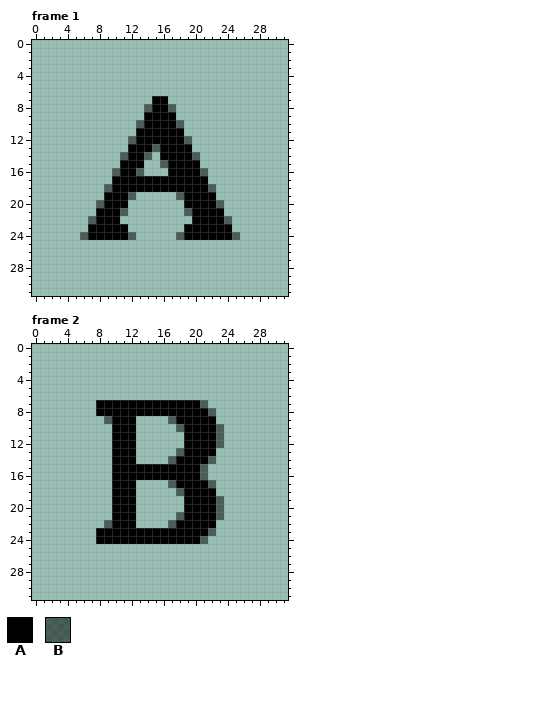
Two versions of one pixel-art file, SPRITES/ASEPRITE FILES/LetterTiles.aseprite. Above, as it was before the edit.
32x32 pixels, 26 frames. Colours within 5 levels of each other are drawn and written as one. Shown: frame 1, frame 2. The commit also changed other frames, which this record leaves out.
Palette (. is transparent): A #000000  B #0000007f
Now the later version:
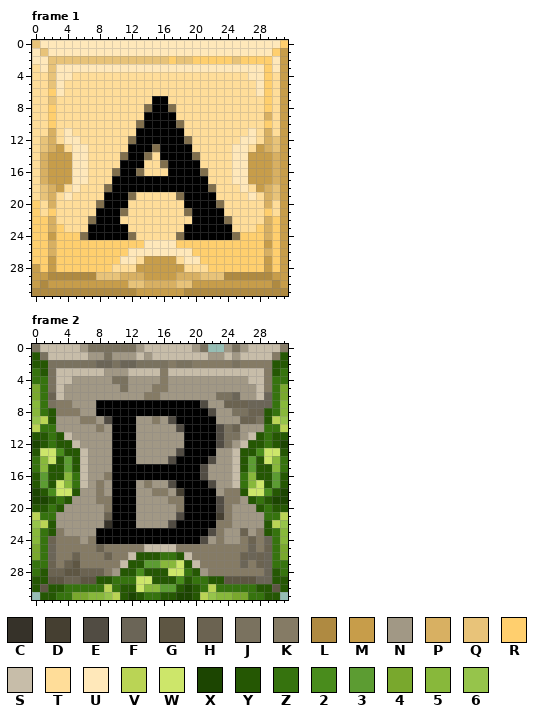
Colours new in this view: C #363229  D #453f31  E #514c43  F #6b6557  G #5e5643  H #6b6351  J #7a725f  K #857b65  L #af8a41  M #c79d4a  N #a19885  P #d8b062  Q #e8c379  R #ffcf6e  S #c7bda9  T #ffdd99  U #ffe8ba  V #bad455  W #cde66a  X #1c4501  Y #255703  Z #36730e  2 #498c1c  3 #5c9c32  4 #79a82d  5 #88b83b  6 #96c44b
Change:
layer "TileTypes" now shown
layer "Notch 1" added
layer "Notch 2" added
layer "Notch 3" added
colour B: #0000007f -> #806f4d
Frame 1, layer "TileTypes":
y 0: x 0..31 ................................ -> QUUUUUUUUUUUUUUUUUUUUUUUUUUUUUUR
y 1: x 0..31 ................................ -> UQUUUUUUUUUUUUUUUUUUUUUUUUUUUURM
y 2: x 0..31 ................................ -> UUQQQQQQQQQQQQQQQRQQRRRRRQRRRRUM
y 3: x 0..31 ................................ -> TUQUUUUUUUUUUUUUUUUUUUUUUUUUURUM
y 4: x 0..31 ................................ -> TTQUUTTTTTTTTTTTTTTTTTTTTTTUURTM
y 5: x 0..31 ................................ -> TTQUTTTTTTTTTTTTTTTTTTTTTTTTURTM
y 6: x 0..31 ................................ -> TTRUTTTTTTTTTTTTTTTTTTTTTTTTURTM
y 7: x 0..14 ............... -> TTQTTTTTTTTTTTT; x 17..31 ............... -> TTTTTTTTTTTTRTM
y 8: x 0..13 .............. -> TTRTTTTTTTTTTT; x 18..31 .............. -> TTTTTTTTTTTRTM
y 9: x 0..13 .............. -> TTRTTTTTTTTTTT; x 18..31 .............. -> TTTTTTTTTTTPTM
y 10: x 0..12 ............. -> TTRTTTTTTTTTT; x 19..31 ............. -> TTTTTTTTTTRTM
y 11: x 0..12 ............. -> TTPTUTTTTTTTT; x 19..31 ............. -> TTTTTTTTUTPTM
y 12: x 0..11 ............ -> TQPTUUTTTTTT; x 20..31 ............ -> TTTTTTUUTPQM
y 13: x 0..11 ............ -> TQPMTUUTTTTT; x 20..31 ............ -> TTTTTUUTMPQM
y 14: x 0..10 ........... -> TPMMMUUTTTT; x 15 . -> T; x 21..31 ........... -> TTTTUUMMMPM
y 15: x 0..10 ........... -> TPMMMUUTTTT; x 14..15 .. -> TT; x 21..31 ........... -> TTTTUUMMMPM
y 16: x 0..9 .......... -> TPMMMUUTTT; x 14..16 ... -> TTT; x 22..31 .......... -> TTTUUMMMPM
y 17: x 0..9 .......... -> TPMMMUUTTT; x 22..31 .......... -> TTTUUMMMPM
y 18: x 0..8 ......... -> TQPMTUTTT; x 23..31 ......... -> TTTUTMPQM
y 19: x 0..8 ......... -> TQPTUTTTT; x 13..17 ..... -> TTTTT; x 23..31 ......... -> TTTTUTPQM
y 20: x 0..7 ........ -> RTPTTTTT; x 12..18 ....... -> TTTTTTT; x 24..31 ........ -> TTTTTPTM
y 21: x 0..7 ........ -> RTRTTTTT; x 12..18 ....... -> TTTTTTT; x 24..31 ........ -> TTTTTRTM
y 22: x 0..6 ....... -> RRPTTTT; x 11..19 ......... -> TTTTTTTTT; x 25..31 ....... -> TTTTPRM
y 23: x 0..6 ....... -> RRPRTTT; x 12..18 ....... -> TTTTTTT; x 25..31 ....... -> TTTRPRM
y 24: x 0..5 ...... -> RRMRRR; x 13..17 ..... -> TTTTT; x 26..31 ...... -> RRRPRM
y 25: x 0..31 ................................ -> RRPRRRRRRRRRRRUUUURRRRRRRRRRRMRM
y 26: x 0..31 ................................ -> RRPRRRRRRRRRUUUUUUUURRRRRRRRRPRM
y 27: x 0..31 ................................ -> RRMRRRRRRRRUUTMMMMTUURRRRRRRRMRM
y 28: x 0..31 ................................ -> MRMRRRRRRRTTTMMMMMMTTTRRRRRRRMRM
y 29: x 0..31 ................................ -> MMLLLLLLQQQPPPMMMMPPPQQQLLLLLLMM
y 30: x 0..31 ................................ -> MLMMMMMMMMMMQQPPPPQQMMMMMMMMMMLM
y 31: x 0..31 ................................ -> LLLLLLLLLLLLLMMMMMMLLLLLLLLLLLLL
Frame 2:
y 0: x 0..21 ...................... -> JSSSSSNJJJJJJNSSSSSSNJ; x 24..31 ........ -> NJNSSSSK
y 1: x 0..31 ................................ -> YJSSSSSNNJNNNSNSSSSSSSNNSNSSSSKY
y 2: x 0..31 ................................ -> YYJJJJJJFFJFFJJJJKJJKKKKKJKKKKYY
y 3: x 0..31 ................................ -> ZYJSSSSSSNNNSSSSKSSSSSSSSSSSSKYZ
y 4: x 0..31 ................................ -> ZZJSSNNNNNJJNNNNKNNNNNNNNNNSSKZZ
y 5: x 0..31 ................................ -> 4ZJSNNNNNNNJNNNKKNNNNNNNNNNNSKZ4
y 6: x 0..31 ................................ -> 4ZHSNNNNNNNNNNKKNNNNNNNJJFNNSFZ4
y 7: x 0..7 ........ -> 5ZJKKNNN; x 21..31 B.......... -> ENNHHHFFFZ5
y 8: x 0..7 ........ -> 5ZYKKKNN; x 22..31 B......... -> ENNJJHHYZ5
y 9: x 0..9 .........B -> 6VYNNNKKNE; x 13..17 ....B -> NNKNE; x 23..31 ......... -> NNNHHJYV6
y 10: x 0..9 .......... -> VZZNNNNNKN; x 13..18 .....B -> NNNNNE; x 23..31 B........ -> EJHNNNZZV
y 11: x 0..9 .......... -> YYZYSNNNNN; x 13..18 ...... -> NNNNNN; x 23..31 B........ -> EJJNSYZYY
y 12: x 0..9 .......... -> XYZYYSNNNN; x 13..18 ...... -> NNNNNN; x 23..31 B........ -> EJNSYYZYX
y 13: x 0..9 .......... -> YWW2YYSNNN; x 13..18 .....B -> NNNNNE; x 23..31 ......... -> NNSYY2WWY
y 14: x 0..9 .......... -> Z5WY3YSNNN; x 13..17 ....B -> NNNNE; x 22..31 B......... -> ENNSY3YW5Z
y 15: x 0..9 .......... -> Z5YY3YSNNN; x 21..31 B.......... -> ENNNSY3YY5Z
y 16: x 0..9 .......... -> Y3YY5ZSNNK; x 21..31 B.......... -> ENNNSZ5YY3Y
y 17: x 0..9 .......... -> Y3YW5ZSNKN; x 13..17 ....B -> NKNNE; x 22..31 B......... -> ENNSZ5WY3Y
y 18: x 0..9 .......... -> XY2WWYNNKN; x 13..18 .....B -> NNKKND; x 23..31 ......... -> NKKYWW2YX
y 19: x 0..9 .......... -> XXYZYNNNKK; x 13..18 ...... -> NNNNKK; x 23..31 B........ -> EKKNYZYXX
y 20: x 0..9 .......... -> YYZYNNNNNK; x 13..18 ...... -> NNNNNK; x 23..31 B........ -> EKNNNYZYY
y 21: x 0..9 .......... -> VZZNNNNNNH; x 13..18 .....B -> NNNNNE; x 23..31 B........ -> DKNNNNZZV
y 22: x 0..9 .........B -> 6VYNNNNNNC; x 13..17 ....B -> NNNNE; x 23..31 ......... -> KKNNNNYV6
y 23: x 0..7 ........ -> 5ZYKNNNN; x 22..31 B......... -> EKNNHNKYZ5
y 24: x 0..7 ........ -> 5ZHKKKNK; x 21..31 B.......... -> ENKNNKHKFZ5
y 25: x 0..31 ................................ -> 4ZFKKKKKHKKKKKSSSSKKKKKKKKKFKHZ4
y 26: x 0..31 ................................ -> 4ZFKKHKKKHKKSYYYZZYSKKKKKKHFHFZ4
y 27: x 0..31 ................................ -> ZZHKHGKKKKKSYY3355WYSKKKKKFKHFZZ
y 28: x 0..31 ................................ -> ZYHHGGHHHKNYY2YYYWWZYNKKKKKKKFYZ
y 29: x 0..31 ................................ -> YYGGHHGGYYZZZWWYYY2YZZYYGGGGFFYY
y 30: x 0..31 ................................ -> YGYYZZZZZVZYYW5533YXYZVZZZZZYYGY
y 31: x 1..30 .............................. -> YYZZ44556VYXYZZYYXXYV65544ZZYY
Boxes around the changes in both pictures, in picture pixels (x1, y1, x2, y2):
changed: (32, 40, 288, 296)
changed: (32, 344, 288, 600)
